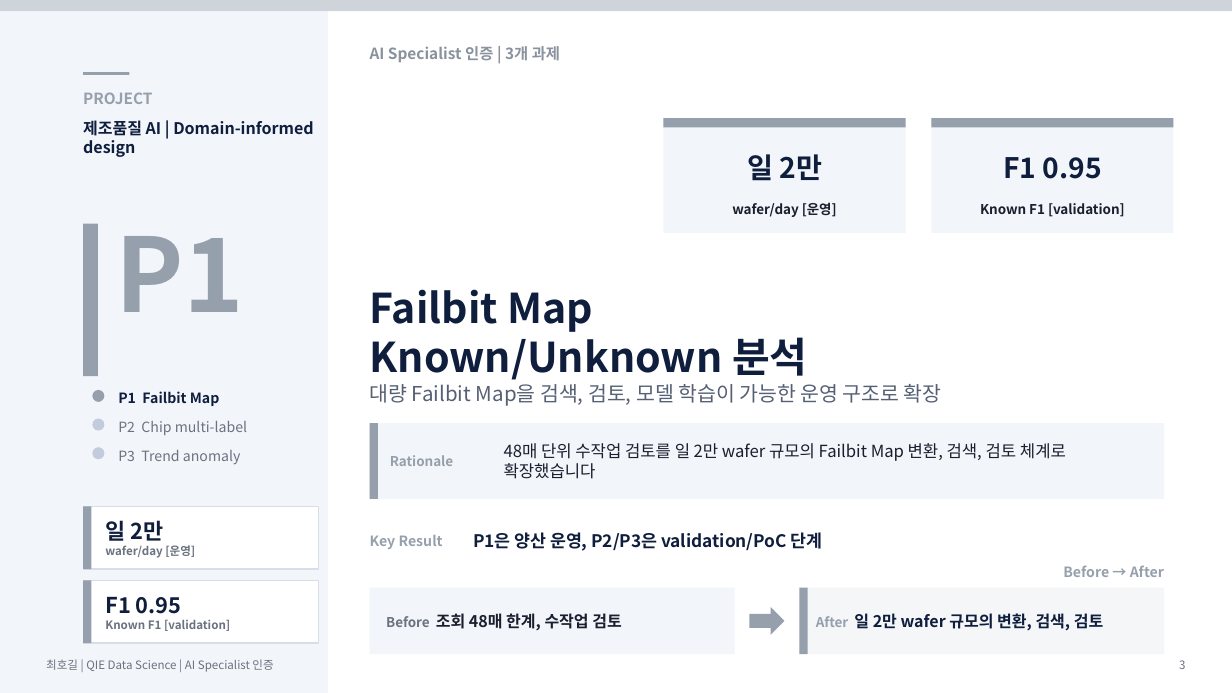
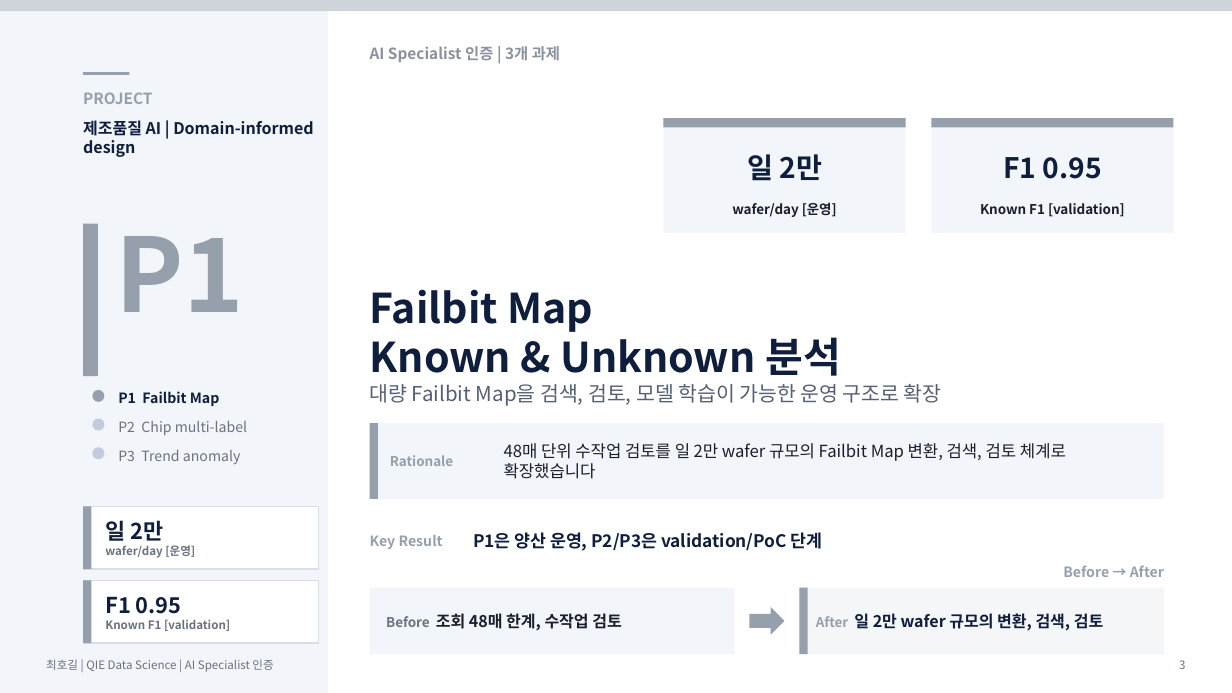
Before and after one commit to hogil/fbm_paper, a slide deck: slide 3 of recommendation/presentation/'26년 AI Specialist 면점 심사 자료_메모리사업부_최호길.pptx. Drawn at 1232x693 pixels with LibreOffice and Linux fonts; fonts in the diff are those of the drawing. Boxes give left, top, right and bottom in pixels: in the first picture for what was removed or moved away, otherwise in the second. Text is boxed around its words. In the diff, an @@ line names an element or a change of style, - is before the commit and + after.

```diff
--- a/recommendation/presentation/'26년 AI Specialist 면점 심사 자료_메모리사업부_최호길.pptx
+++ b/recommendation/presentation/'26년 AI Specialist 면점 심사 자료_메모리사업부_최호길.pptx
@@ text at <box>370,289,841,376</box>: text changed @@
-Failbit Map
-Known/Unknown 분석
+Failbit Map
+Known & Unknown 분석
```
Also in this commit, not shown: 12 other slides changed, 2 other files.
